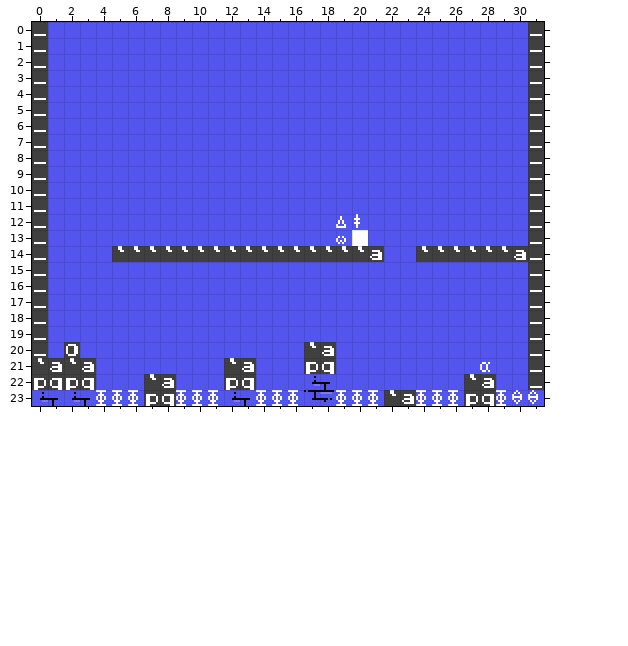
Two states of a Tiled map, games/stevedore/maps/stage_15.tmx. That is the earlier state.
Cells are 8x8 px. Shown: x 0..31, y 0..23.
After:
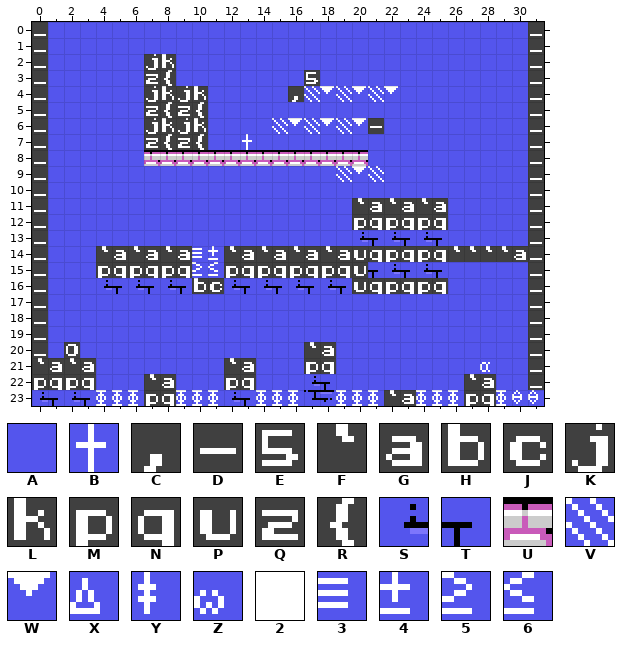
Key: from "charset": A 0, B 16, C 44, D 45, E 53, F 96, G 97, H 98, J 99, K 106, L 107, M 112, N 113, P 117, Q 122, R 123, S 128, T 129, U 138, V 204, W 205, X 216, Y 217, Z 218, 2 219, 3 240, 4 241, 5 242, 6 243.
_ is an empty cell.
From the commit log: Charset improvements (wood, ship) New stages (draft!)
Changes in this commit:
Layer "Capa de Patrones 1":
y 2: x 7..8 AA -> KL
y 3: x 7..8 AA -> QR; x 17 A -> E
y 4: x 7..10 AAAA -> KLKL; x 16..22 AAAAAAA -> CVWVWVW
y 5: x 7..10 AAAA -> QRQR
y 6: x 7..10 AAAA -> KLKL; x 15..21 AAAAAAA -> VWVWVWD
y 7: x 7..10 AAAA -> QRQR; x 13 A -> B
y 8: x 7..20 AAAAAAAAAAAAAA -> UUUUUUUUUUUUUU
y 9: x 19..21 AAA -> VWV
y 11: x 20..25 AAAAAA -> FGFGFG
y 12: x 19..25 XYAAAAA -> AMNMNMN
y 13: x 19..25 Z2AAAAA -> ASTSTST
y 14: x 4..5 AF -> FG; x 7 F -> G; x 9..11 FFF -> G34; x 13 F -> G; x 15 F -> G; x 17 F -> G; x 19..25 FFGAAFF -> GPNMNMN
y 15: x 4..25 AAAAAAAAAAAAAAAAAAAAAA -> MNMNMN56MNMNMNMNPTSTST
y 16: x 4..25 AAAAAAAAAAAAAAAAAAAAAA -> STSTSTHJSTSTSTSTPNMNMN
Boxes around the changes in both pictures, in picture pixels (x1, y1, x2, y2):
changed: (144, 54, 398, 182)
changed: (96, 198, 448, 294)
